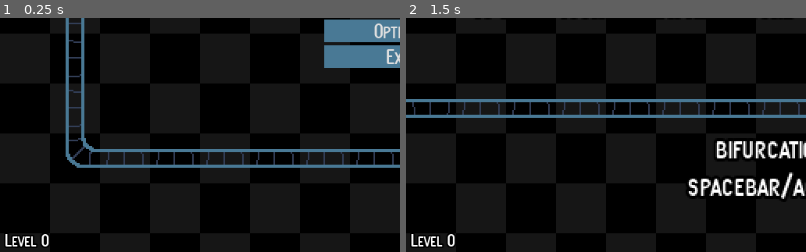
Above: before the commit, frames 1-2 (left to right).
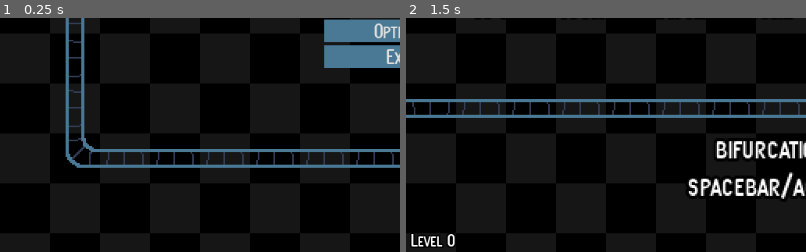
Above: after the commit, the same moments.

Repository: albertnez/ld50
Game: Godot game, scene res://scenes/main_menu_handler.tscn
Same seed, same stepped clock (60 frames per second), same inputs: the game is played once before the commit and once after it.
Inputs (mouse positions are % of the whole screen's width and height, from its top left):
- Up to frame 1 (0.25 s): no input
- Up to frame 2 (1.5 s): click "New Game" at 0.5 s; tap Enter (restart) at 1.25 s; move the mouse to (72, 45) at 1.27 s; hold Right (ui_right) from 1.28 s (still down)
The pictures show only the part of the screen within x 0-50%, y 50-100%; the shares and areas given below are measured in that part.

The runs differ from the first frame. In frame 1, 0.3% of the frame differs, in the area x 1-13%, y 92-98%; in frame 2, nothing differs.

Commit message:
Hide the Level label on the main menu

Diff:
--- a/scenes/ui/game_ui.gd
+++ b/scenes/ui/game_ui.gd
@@ -38,6 +38,7 @@
 	_game_over_control.hide()
 	_level_completed.hide()
 	_level_label.text = str("Level ", GlobalState.level)
+	_playing_ui.visible = not GlobalState.in_main_menu
 
 
 func _on_EventBus_new_level_waiting_for_trolley(seconds: float) -> void:
--- a/scenes/ui/game_ui.tscn
+++ b/scenes/ui/game_ui.tscn
@@ -11,6 +11,7 @@
 script = ExtResource( 1 )
 
 [node name="PlayingUI" type="Control" parent="."]
+visible = false
 anchor_right = 1.0
 anchor_bottom = 1.0
 size_flags_horizontal = 3
